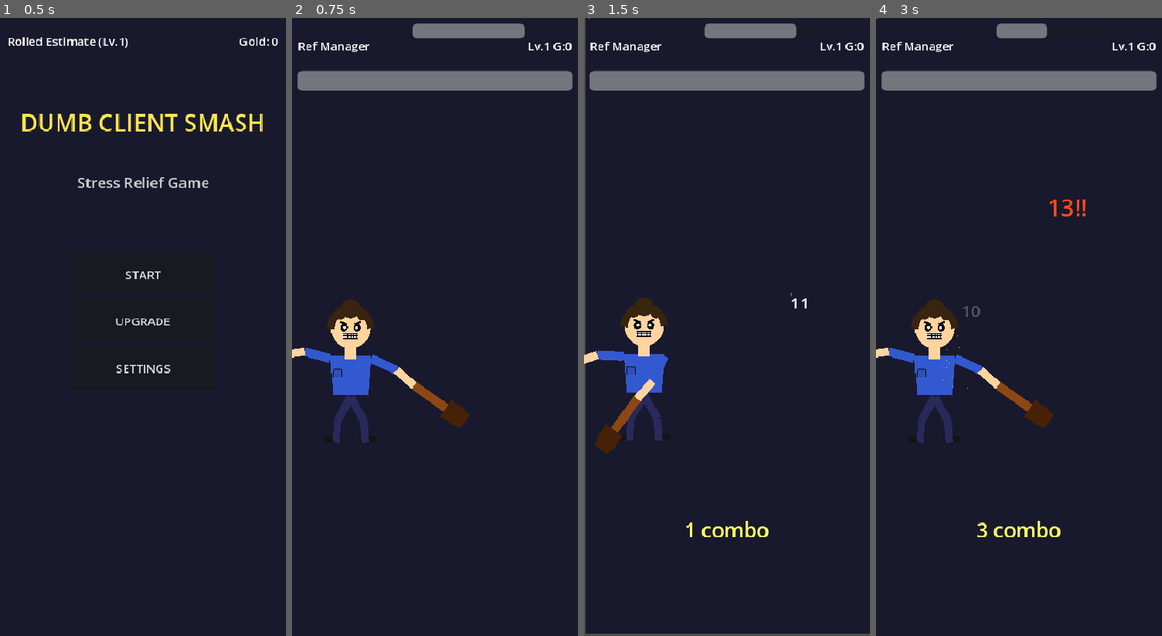
Above: before the commit, frames 1-4 (left to right).
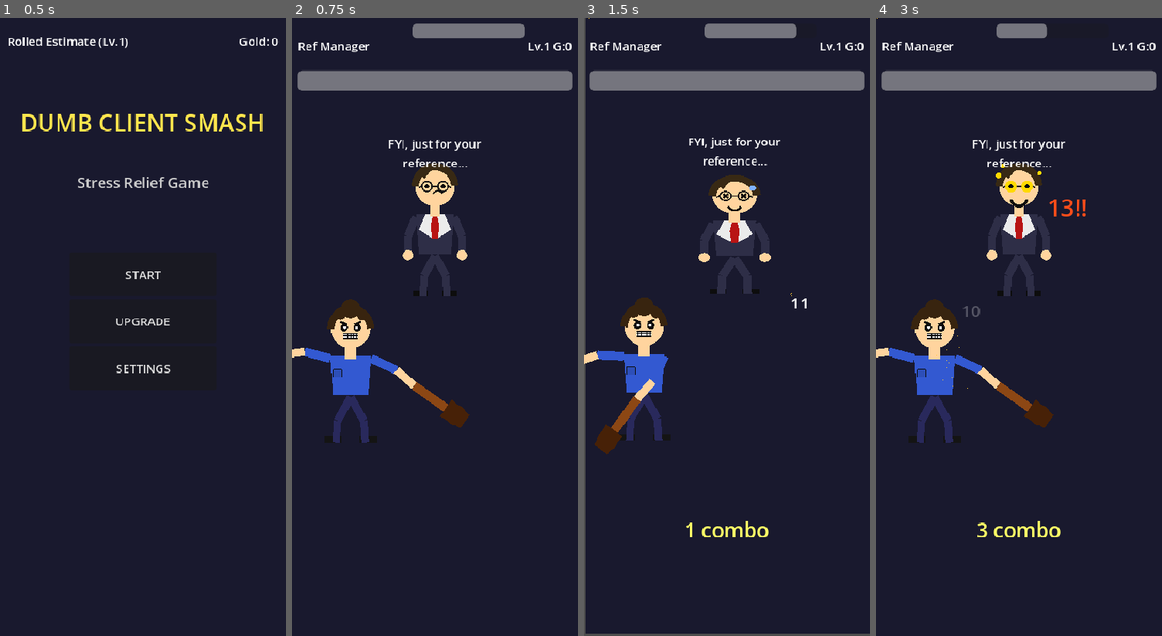
Above: after the commit, the same moments.

Repository: keun4jang/dumb-client-smash
Game: Godot game, scene res://scenes/main/MainMenu.tscn
Same seed, same stepped clock (60 frames per second), same inputs: the game is played once before the commit and once after it.
Inputs (mouse positions are in pixels of both pictures, inside the frame that each line leads up to):
- Up to frame 1 (0.5 s): no input
- Up to frame 2 (0.75 s): click "START" at 0.5 s
- Up to frame 3 (1.5 s): tap Enter at 1.25 s; move the mouse to (789, 296) at 1.27 s; click (789, 296) at 1.42 s
- Up to frame 4 (3 s): move the mouse to (961, 357) at 2.02 s; click (961, 357) at 2.17 s; move the mouse to (1047, 191) at 2.77 s; click (1047, 191) at 2.92 s

Frame 1 is identical in both runs. In frame 2, 2.7% of the frame differs, in the area x 33-67%, y 19-45%; in frame 3, 2.7%; in frame 4, 2.8%.
Error before the commit: Parse Error: Invalid operands "Array" and "int" for "*" operator. (res://scripts/battle/EnemyVisual.gd:36)

Commit message:
Fix PackedColorArray array multiplication error in visual scripts
GDScript does not support [Color]*N syntax. Replace with single-element
PackedColorArray([color]) which Godot repeats across all polygon vertices.

Co-Authored-By: Claude Sonnet 4.6 <noreply@anthropic.com>
Claude-Session: https://claude.ai/code/session_019FJzSkDE8Dwf5TK3RMH63g

Diff:
--- a/scripts/battle/BossVisual.gd
+++ b/scripts/battle/BossVisual.gd
@@ -35,7 +35,7 @@
 		Vector2(-34, -74), Vector2(34, -74),
 		Vector2(42, -135), Vector2(-42, -135)
 	])
-	draw_polygon(suit, PackedColorArray([C_SUIT]*4))
+	draw_polygon(suit, PackedColorArray([C_SUIT]))
 
 	# shirt & lapels
 	var lpl := PackedVector2Array([
@@ -44,15 +44,15 @@
 	var lpr := PackedVector2Array([
 		Vector2(0, -135), Vector2( 16, -135), Vector2( 30, -103), Vector2( 8, -86)
 	])
-	draw_polygon(lpl, PackedColorArray([C_SHIRT]*4))
-	draw_polygon(lpr, PackedColorArray([C_SHIRT]*4))
+	draw_polygon(lpl, PackedColorArray([C_SHIRT]))
+	draw_polygon(lpr, PackedColorArray([C_SHIRT]))
 
 	# --- power tie (wide, with stripe pattern) ---
 	var tie := PackedVector2Array([
 		Vector2(-7, -84),  Vector2(7, -84),
 		Vector2(10, -110), Vector2(5, -133), Vector2(-5, -133), Vector2(-10, -110)
 	])
-	draw_polygon(tie, PackedColorArray([C_TIE]*6))
+	draw_polygon(tie, PackedColorArray([C_TIE]))
 	# stripe details
 	for i in 3:
 		var yy := -95.0 - i * 11.0
@@ -61,7 +61,7 @@
 	var knot := PackedVector2Array([
 		Vector2(-7, -133), Vector2(7, -133), Vector2(5, -142), Vector2(-5, -142)
 	])
-	draw_polygon(knot, PackedColorArray([C_TIE * Color(0.82,0.82,0.82,1)]*4))
+	draw_polygon(knot, PackedColorArray([C_TIE * Color(0.82,0.82,0.82,1)]))
 
 	# cufflinks detail
 	draw_circle(Vector2(-48, -68), 5, C_GOLD)
--- a/scripts/battle/EnemyVisual.gd
+++ b/scripts/battle/EnemyVisual.gd
@@ -33,7 +33,7 @@
 		Vector2(-22, -58), Vector2(22, -58),
 		Vector2(26, -112), Vector2(-26, -112)
 	])
-	draw_polygon(suit, PackedColorArray([C_SUIT]*4))
+	draw_polygon(suit, PackedColorArray([C_SUIT]))
 
 	# lapels
 	var lpl := PackedVector2Array([
@@ -42,20 +42,20 @@
 	var lpr := PackedVector2Array([
 		Vector2(0, -112), Vector2( 13, -112), Vector2( 22, -91), Vector2( 5, -80)
 	])
-	draw_polygon(lpl, PackedColorArray([C_SHIRT]*4))
-	draw_polygon(lpr, PackedColorArray([C_SHIRT]*4))
+	draw_polygon(lpl, PackedColorArray([C_SHIRT]))
+	draw_polygon(lpr, PackedColorArray([C_SHIRT]))
 
 	# --- tie ---
 	var tie := PackedVector2Array([
 		Vector2(-4, -79), Vector2(4, -79),
 		Vector2(6, -96), Vector2(3, -111), Vector2(-3, -111), Vector2(-6, -96)
 	])
-	draw_polygon(tie, PackedColorArray([C_TIE]*6))
+	draw_polygon(tie, PackedColorArray([C_TIE]))
 	# knot
 	var knot := PackedVector2Array([
 		Vector2(-5, -111), Vector2(5, -111), Vector2(4, -118), Vector2(-4, -118)
 	])
-	draw_polygon(knot, PackedColorArray([C_TIE * Color(0.8,0.8,0.8,1)]*4))
+	draw_polygon(knot, PackedColorArray([C_TIE * Color(0.8,0.8,0.8,1)]))
 
 	# --- arms ---
 	draw_line(Vector2(-26, -108), Vector2(-37, -82), C_SUIT, 11)
